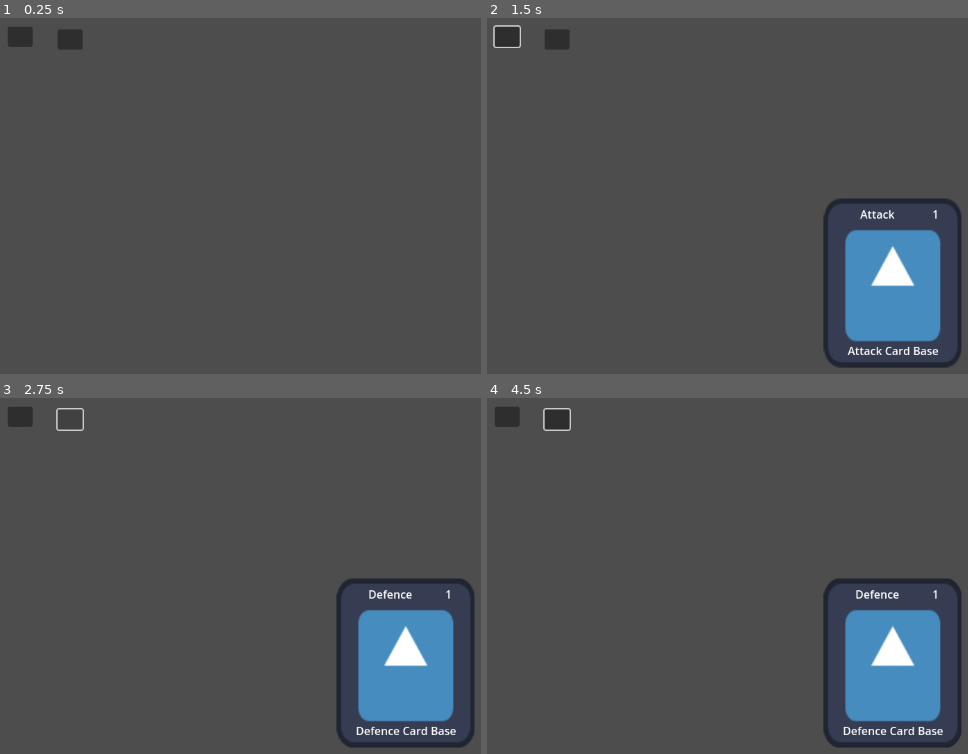
Above: before the commit, frames 1-4 (two rows, left to right).
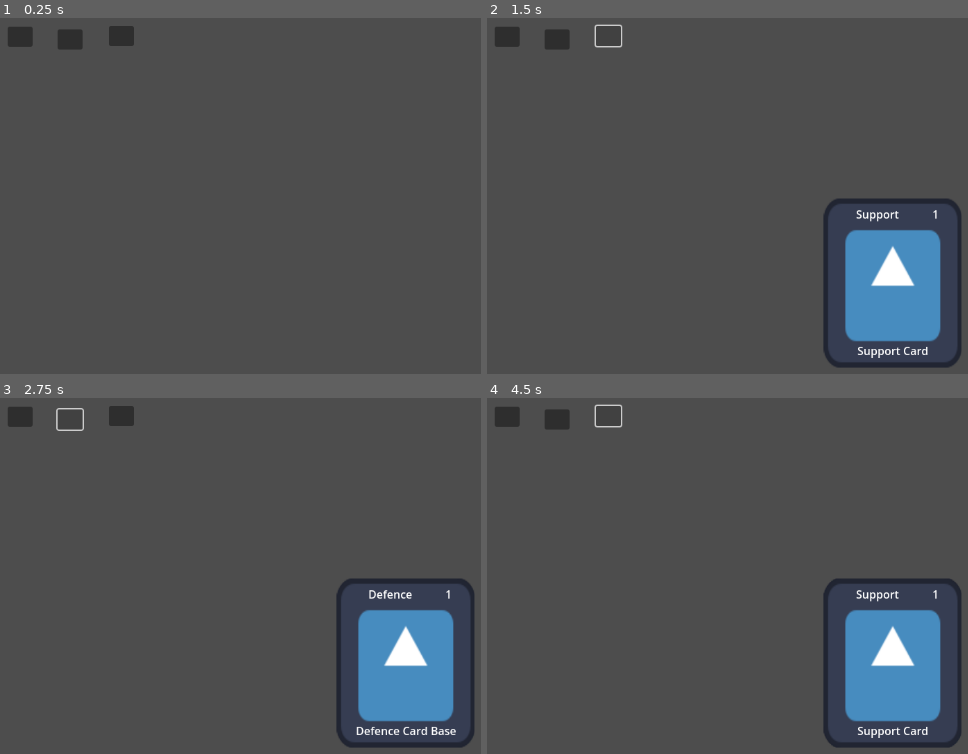
Above: after the commit, the same moments.

Repository: OnesQuared/cardgame-practice
Game: Godot game, scene res://Scene/playingboard.tscn
Two runs of this game, one before a commit and one after it. Both use one fixed random seed, a clock stepped at 60 frames per second and the inputs below. The engine's default icon, where the game draws it, is replaced by a stand-in: a white triangle on a blue panel in a dark square.
Inputs (mouse positions are in pixels of both pictures, inside the frame that each line leads up to):
- Up to frame 1 (0.25 s): no input
- Up to frame 2 (1.5 s): click (506, 35) at 0.5 s; click (607, 35) at 1.27 s
- Up to frame 3 (2.75 s): click (72, 419) at 2 s
- Up to frame 4 (4.5 s): click (506, 415) at 2.75 s; click (559, 419) at 3.5 s; click (607, 415) at 4.27 s

The runs differ from the first frame. In frame 1, 0.3% of the frame differs, in the area x 22-28%, y 2-8%; in frame 2, 0.6%; in frame 3, 0.3%; in frame 4, 0.7%, in the area x 11-95%, y 1-96%.

Commit message:
support type test
added support type to test out later

Diff:
--- a/Scene/playingboard.tscn
+++ b/Scene/playingboard.tscn
@@ -22,5 +22,12 @@
 offset_right = 158.0
 offset_bottom = 122.0
 
+[node name="Button3" type="Button" parent="."]
+offset_left = 196.0
+offset_top = 88.0
+offset_right = 232.0
+offset_bottom = 117.0
+
 [connection signal="pressed" from="Button" to="." method="_on_button_pressed"]
 [connection signal="pressed" from="Button2" to="." method="_on_button_2_pressed"]
+[connection signal="pressed" from="Button3" to="." method="_on_button_3_pressed"]
--- /dev/null
+++ b/Scene/support.tscn
@@ -0,0 +1,11 @@
+[gd_scene load_steps=2 format=3 uid="uid://c78mol3vj64rh"]
+
+[ext_resource type="PackedScene" uid="uid://b5cg0t4jwbpjb" path="res://Scene/card_base.tscn" id="1_5puof"]
+
+[node name="Support" type="Node2D"]
+
+[node name="CardBase" parent="." instance=ExtResource("1_5puof")]
+CardName = "Support"
+CardDescription = "Support Card"
+
+[node name="CardImage" type="Sprite2D" parent="."]
--- a/Scripts/handScript.gd
+++ b/Scripts/handScript.gd
@@ -3,6 +3,7 @@
 @onready var cardpoint = $CanvasLayer/HandPoint
 @onready var offence_card: PackedScene = preload("res://Scene/offence.tscn")
 @onready var defence_card: PackedScene = preload("res://Scene/defence.tscn")
+@onready var support_card: PackedScene = preload("res://Scene/support.tscn")
 
 func _on_button_pressed():
 	var offencecard = offence_card.instantiate()
@@ -12,3 +13,8 @@
 func _on_button_2_pressed() -> void:
 	var defencecard = defence_card.instantiate()
 	cardpoint.add_child(defencecard)
+
+
+func _on_button_3_pressed() -> void:
+	var supportcard = support_card.instantiate()
+	cardpoint.add_child(supportcard)
